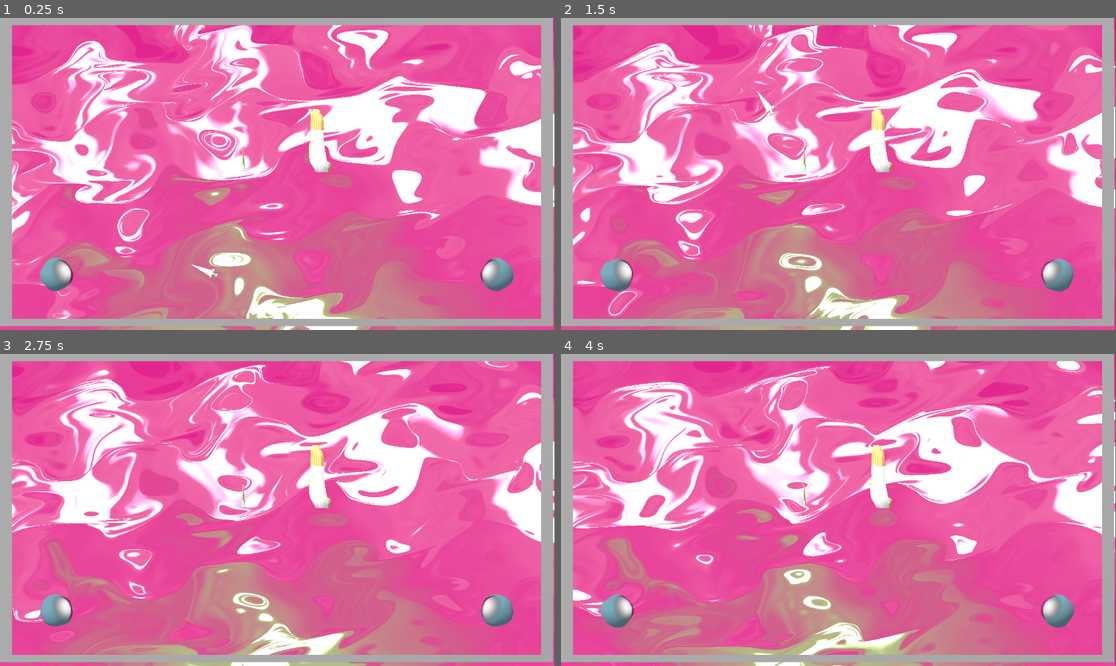
Above: before the commit, frames 1-4 (two rows, left to right).
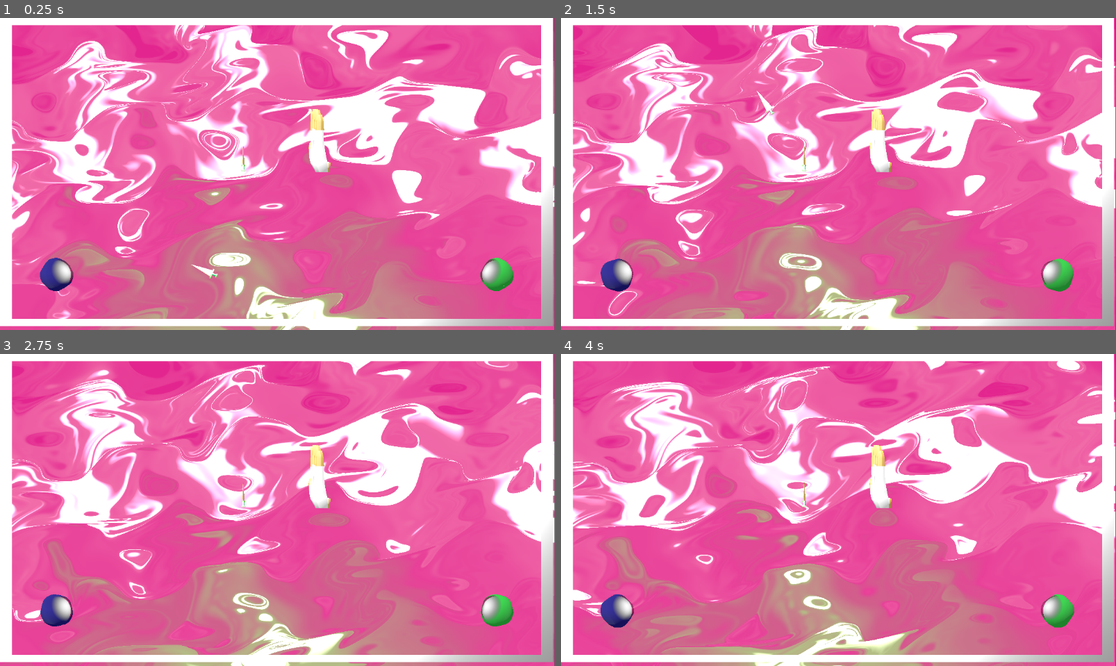
Above: after the commit, the same moments.

Repository: Ultimo-Momento-Responsable/GGJ2025
Game: Godot game, scene res://scenes/viewport.tscn
Two runs of this game, one before a commit and one after it. Both use one fixed random seed, a clock stepped at 60 frames per second and the inputs below.
Inputs:
- Up to frame 1 (0.25 s): no input
- Up to frame 2 (1.5 s): no input
- Up to frame 3 (2.75 s): no input
- Up to frame 4 (4 s): no input

The runs differ from the first frame. In frame 1, 8.8% of the frame differs, in the area x 0-100%, y 0-99%; in frame 2, 8.8%; in frame 3, 8.8%; in frame 4, 8.8%.

Commit message:
Create color changing code

Diff:
--- a/scenes/arena_base.tscn
+++ b/scenes/arena_base.tscn
@@ -1,15 +1,16 @@
 [gd_scene load_steps=10 format=3 uid="uid://b0ka3t3j4dwb1"]
 
 [ext_resource type="PackedScene" uid="uid://d1d5ot126tfxq" path="res://scenes/game_objects/bubble.tscn" id="2_8abf3"]
-[ext_resource type="PackedScene" uid="uid://chwvqg0ld6qj0" path="res://scenes/game_objects/sword.tscn" id="2_l5i0h"]
-[ext_resource type="PackedScene" uid="uid://btutgdslx4cfa" path="res://scenes/game_objects/limits.tscn" id="2_r4jfj"]
+[ext_resource type="PackedScene" path="res://scenes/game_objects/sword.tscn" id="2_l5i0h"]
+[ext_resource type="PackedScene" uid="uid://cm6fxhfpgoq7w" path="res://scenes/game_objects/limits.tscn" id="2_r4jfj"]
 [ext_resource type="Script" path="res://scripts/boosters.gd" id="3_fbx7w"]
-[ext_resource type="PackedScene" path="res://scenes/game_objects/bubbleBoost.tscn" id="3_t5qi0"]
-[ext_resource type="PackedScene" uid="uid://c1b5h1m875v5b" path="res://Assets/3d_models/hand/hand.glb" id="6_7p6p1"]
-[ext_resource type="PackedScene" uid="uid://bcglydh24wq21" path="res://Assets/3d_models/sword/sword.glb" id="7_tulmf"]
+[ext_resource type="PackedScene" uid="uid://cndcrfwk8px4f" path="res://scenes/game_objects/bubbleBoost.tscn" id="3_t5qi0"]
+[ext_resource type="PackedScene" uid="uid://djh62bi77dfbs" path="res://Assets/3d_models/hand/hand.glb" id="6_7p6p1"]
+[ext_resource type="PackedScene" uid="uid://bppeardc5w1u8" path="res://Assets/3d_models/sword/sword.glb" id="7_tulmf"]
 
 [sub_resource type="Environment" id="Environment_vhovg"]
 background_color = Color(1, 1, 1, 1)
+background_energy_multiplier = 1.84
 background_canvas_max_layer = -1
 ambient_light_source = 2
 ambient_light_color = Color(1, 1, 1, 1)
--- a/scenes/game_objects/bubble.tscn
+++ b/scenes/game_objects/bubble.tscn
@@ -4,24 +4,27 @@
 [ext_resource type="Shader" path="res://scenes/game_objects/bubble.gdshader" id="2_noukl"]
 
 [sub_resource type="StandardMaterial3D" id="StandardMaterial3D_lj0sk"]
+blend_mode = 4
 diffuse_mode = 3
-albedo_color = Color(0.536745, 0.780457, 1, 1)
+albedo_color = Color(0.537, 0.78, 1, 0.805)
 refraction_scale = 1.0
 detail_enabled = true
 detail_blend_mode = 1
 
 [sub_resource type="ShaderMaterial" id="ShaderMaterial_vfyjj"]
+resource_local_to_scene = true
 render_priority = 0
 next_pass = SubResource("StandardMaterial3D_lj0sk")
 shader = ExtResource("2_noukl")
 shader_parameter/fuwafuwa_speed = 3.0
 shader_parameter/fuwafuwa_size = 0.1
-shader_parameter/outline_color = Color(0.550925, 0.783135, 0.864262, 1)
+shader_parameter/outline_color = Color(0.25, 1, 0.35, 1)
 shader_parameter/outline_ratio = 2.0
 shader_parameter/noise_speed = 1.0
 shader_parameter/noise_scale = 0.0
 
 [sub_resource type="SphereMesh" id="SphereMesh_4bwjl"]
+resource_local_to_scene = true
 material = SubResource("ShaderMaterial_vfyjj")
 
 [sub_resource type="SphereShape3D" id="SphereShape3D_m5rrv"]
--- /dev/null
+++ b/scenes/game_objects/limits.gdshader
@@ -0,0 +1,29 @@
+shader_type canvas_item;
+
+// mipmap is neaded for textureLod
+uniform sampler2D screen_texture: hint_screen_texture, repeat_disable, filter_nearest_mipmap;
+// works better as a normal with warping
+uniform sampler2D warp_texture: repeat_enable;
+
+uniform float intensity: hint_range(0.0, 0.3) = 0.01;
+uniform vec4 tint_color: source_color = vec4(0.0, 0.0, 0.0, 1.0);
+uniform float tint_amount: hint_range(0.0, 1.0) = 0.4;
+
+void fragment() {
+    // get our normal warp
+    vec2 warp = texture(warp_texture, UV).xy - 0.5;
+    // sample based on warp and intensity and blur based on intensity
+    vec4 screen = textureLod(screen_texture, UV + warp * intensity, intensity * 4.0);
+    // tint our image
+    screen = mix(screen, tint_color, tint_amount);
+    // get a random-ish value for some speckle noise
+    float noise = fract(sin(dot(UV, vec2(12.9898, 78.233))) * 43758.5453);
+    // light diffusion for glass shape highlights
+    float diff = max(dot(warp, normalize(vec2(1.0, 1.0))), 0.0);
+    // apply diffusion based on intensity
+    screen += diff * intensity;
+    // apply speckle noise based on intensity
+    screen += noise * intensity;
+    // yarp
+    COLOR = screen;
+}
--- a/scenes/game_objects/limits.tscn
+++ b/scenes/game_objects/limits.tscn
@@ -1,11 +1,17 @@
-[gd_scene load_steps=6 format=3 uid="uid://btutgdslx4cfa"]
+[gd_scene load_steps=7 format=3 uid="uid://cm6fxhfpgoq7w"]
 
 [sub_resource type="PhysicsMaterial" id="PhysicsMaterial_1dxn7"]
 
 [sub_resource type="BoxShape3D" id="BoxShape3D_a0qh6"]
 size = Vector3(1, 21, 1)
 
+[sub_resource type="StandardMaterial3D" id="StandardMaterial3D_e86np"]
+transparency = 1
+metallic = 1.0
+roughness = 0.5
+
 [sub_resource type="BoxMesh" id="BoxMesh_vf5y7"]
+material = SubResource("StandardMaterial3D_e86np")
 
 [sub_resource type="BoxShape3D" id="BoxShape3D_kcxrx"]
 size = Vector3(1, 21, 1)
--- a/scripts/bubble.gd
+++ b/scripts/bubble.gd
@@ -5,6 +5,15 @@
 @export var friction: float = 20
 @export var player: String = "1"
 
+func _ready() -> void:
+	# Set color according to which type of bubble I am
+	var my_material = get_node("MeshInstance3D").get_mesh().get_material()
+	if name == "Player1":
+		my_material.set_shader_parameter("outline_color", Vector4( 0.192, 0.166, 0.69, 1.0 ))
+	if name == "Player2":
+		my_material.set_shader_parameter("outline_color", Vector4( 0.25, 1.0, 0.35, 1.0 ))
+	if name == "bubble_booster":
+		my_material.set_shader_parameter("outline_color", Vector4( 1.0, 1.0, 1.0, 1.0 ))
 func _physics_process(delta: float) -> void:
 	_custom_physics(delta)
 
